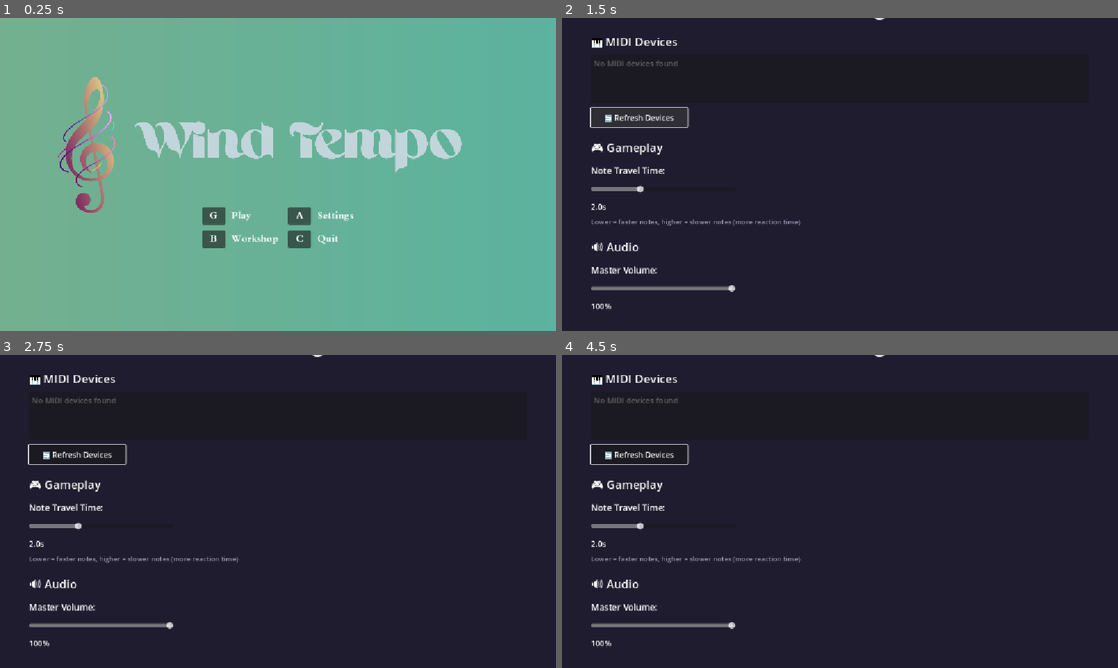
Above: before the commit, frames 1-4 (two rows, left to right).
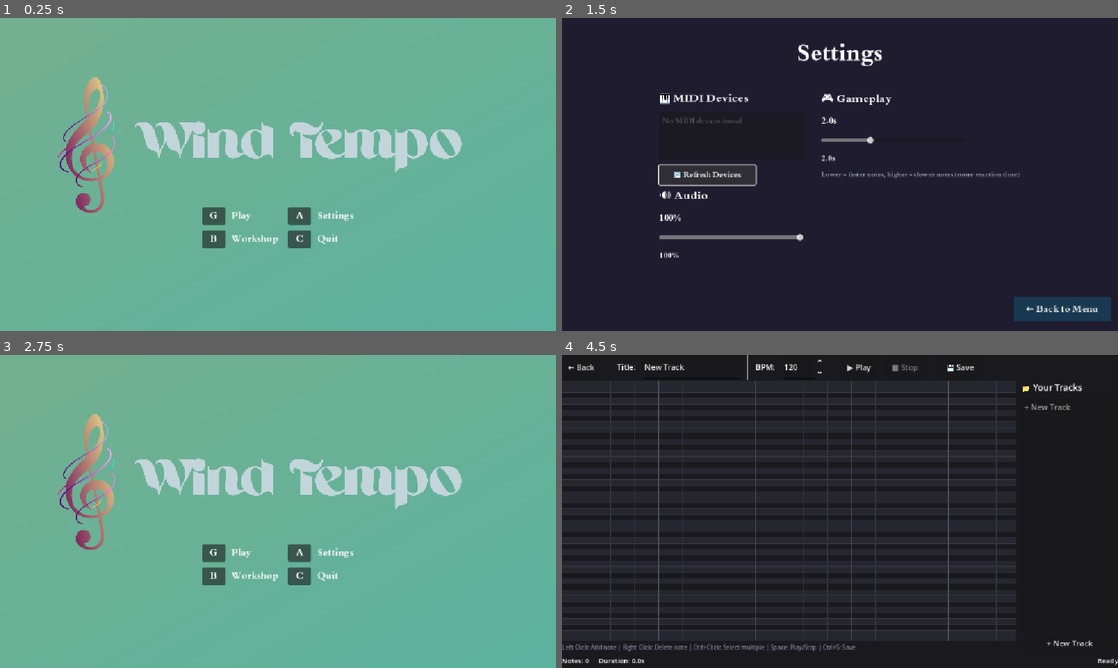
Above: after the commit, the same moments.

Repository: Jae7777/Wind-Tempo
Game: Godot game, scene res://scenes/main_menu.tscn
The game is run twice, just before and just after one commit, with the same random seed, the same clock (stepped at 60 frames per second) and the same inputs.
Inputs (mouse positions are in pixels of both pictures, inside the frame that each line leads up to):
- Up to frame 1 (0.25 s): no input
- Up to frame 2 (1.5 s): click "A" at 0.5 s; click "🔄 Refresh Devices" at 1.25 s
- Up to frame 3 (2.75 s): click (500, 646) at 2 s, where only the run after the commit has a clickable "← Back to Menu"
- Up to frame 4 (4.5 s): click (773, 552) at 2.75 s, where only the run after the commit has a clickable "G"; click (784, 655) at 3.5 s, where only the run after the commit has a clickable "← Back"; click (773, 577) at 4.25 s, where only the run after the commit has a clickable "B"

The runs differ from the first frame. In frame 2, 6.0% of the frame differs, in the area x 5-99%, y 0-97%; in frame 3, 100%, in the area x 0-100%, y 0-100%; in frame 4, 5.7%.

Commit message:
good enough settings (need to revisit)

Diff:
--- a/wind-tempo/project.godot
+++ b/wind-tempo/project.godot
@@ -48,3 +48,53 @@
 "events": [Object(InputEventKey,"resource_local_to_scene":false,"resource_name":"","device":-1,"window_id":0,"alt_press …(191 unchanged characters)…
 ]
 }
+hit={
+"deadzone": 0.2,
+"events": [Object(InputEventKey,"resource_local_to_scene":false,"resource_name":"","device":-1,"window_id":0,"alt_pressed":false,"shift_pressed":false,"ctrl_pressed":false,"meta_pressed":false,"pressed":false,"keycode":0,"physical_keycode":32,"key_label":0,"unicode":32,"location":0,"echo":false,"script":null)
+]
+}
+hit_a={
+"deadzone": 0.2,
+"events": [Object(InputEventKey,"resource_local_to_scene":false,"resource_name":"","device":-1,"window_id":0,"alt_pressed":false,"shift_pressed":false,"ctrl_pressed":false,"meta_pressed":false,"pressed":false,"keycode":0,"physical_keycode":65,"key_label":0,"unicode":97,"location":0,"echo":false,"script":null)
+]
+}
+hit_s={
+"deadzone": 0.2,
+"events": [Object(InputEventKey,"resource_local_to_scene":false,"resource_name":"","device":-1,"window_id":0,"alt_pressed":false,"shift_pressed":false,"ctrl_pressed":false,"meta_pressed":false,"pressed":false,"keycode":0,"physical_keycode":83,"key_label":0,"unicode":115,"location":0,"echo":false,"script":null)
+]
+}
+hit_d={
+"deadzone": 0.2,
+"events": [Object(InputEventKey,"resource_local_to_scene":false,"resource_name":"","device":-1,"window_id":0,"alt_pressed":false,"shift_pressed":false,"ctrl_pressed":false,"meta_pressed":false,"pressed":false,"keycode":0,"physical_keycode":68,"key_label":0,"unicode":100,"location":0,"echo":false,"script":null)
+]
+}
+hit_f={
+"deadzone": 0.2,
+"events": [Object(InputEventKey,"resource_local_to_scene":false,"resource_name":"","device":-1,"window_id":0,"alt_pressed":false,"shift_pressed":false,"ctrl_pressed":false,"meta_pressed":false,"pressed":false,"keycode":0,"physical_keycode":70,"key_label":0,"unicode":102,"location":0,"echo":false,"script":null)
+]
+}
+hit_g={
+"deadzone": 0.2,
+"events": [Object(InputEventKey,"resource_local_to_scene":false,"resource_name":"","device":-1,"window_id":0,"alt_pressed":false,"shift_pressed":false,"ctrl_pressed":false,"meta_pressed":false,"pressed":false,"keycode":0,"physical_keycode":71,"key_label":0,"unicode":103,"location":0,"echo":false,"script":null)
+]
+}
+hit_h={
+"deadzone": 0.2,
+"events": [Object(InputEventKey,"resource_local_to_scene":false,"resource_name":"","device":-1,"window_id":0,"alt_pressed":false,"shift_pressed":false,"ctrl_pressed":false,"meta_pressed":false,"pressed":false,"keycode":0,"physical_keycode":72,"key_label":0,"unicode":104,"location":0,"echo":false,"script":null)
+]
+}
+hit_j={
+"deadzone": 0.2,
+"events": [Object(InputEventKey,"resource_local_to_scene":false,"resource_name":"","device":-1,"window_id":0,"alt_pressed":false,"shift_pressed":false,"ctrl_pressed":false,"meta_pressed":false,"pressed":false,"keycode":0,"physical_keycode":74,"key_label":0,"unicode":106,"location":0,"echo":false,"script":null)
+]
+}
+hit_k={
+"deadzone": 0.2,
+"events": [Object(InputEventKey,"resource_local_to_scene":false,"resource_name":"","device":-1,"window_id":0,"alt_pressed":false,"shift_pressed":false,"ctrl_pressed":false,"meta_pressed":false,"pressed":false,"keycode":0,"physical_keycode":75,"key_label":0,"unicode":107,"location":0,"echo":false,"script":null)
+]
+}
+hit_l={
+"deadzone": 0.2,
+"events": [Object(InputEventKey,"resource_local_to_scene":false,"resource_name":"","device":-1,"window_id":0,"alt_pressed":false,"shift_pressed":false,"ctrl_pressed":false,"meta_pressed":false,"pressed":false,"keycode":0,"physical_keycode":76,"key_label":0,"unicode":108,"location":0,"echo":false,"script":null)
+]
+}
--- a/wind-tempo/scenes/Settings.gd
+++ b/wind-tempo/scenes/Settings.gd
@@ -1,13 +1,13 @@
 # scenes/Settings.gd
 extends Control
 
-@onready var midi_device_list: ItemList = $VBoxContainer/MidiSection/DeviceList
-@onready var refresh_button: Button = $VBoxContainer/MidiSection/RefreshButton
-@onready var back_button: Button = $VBoxContainer/BackButton
-@onready var note_speed_slider: HSlider = $VBoxContainer/GameplaySection/NoteSpeedSlider
-@onready var note_speed_label: Label = $VBoxContainer/GameplaySection/NoteSpeedValue
-@onready var volume_slider: HSlider = $VBoxContainer/AudioSection/VolumeSlider
-@onready var volume_label: Label = $VBoxContainer/AudioSection/VolumeValue
+@export var midi_device_list: ItemList
+@export var refresh_button: Button
+@export var back_button: Button
+@export var note_speed_slider: HSlider
+@export var note_speed_label: Label
+@export var volume_slider: HSlider
+@export var volume_label: Label
 
 # Settings values
 var note_travel_time: float = 2.0
--- a/wind-tempo/scenes/Settings.tscn
+++ b/wind-tempo/scenes/Settings.tscn
@@ -1,8 +1,12 @@
-[gd_scene load_steps=2 format=3 uid="uid://csettingsscene"]
+[gd_scene load_steps=4 format=3 uid="uid://bduoje8adu4yk"]
 
-[ext_resource type="Script" path="res://scenes/Settings.gd" id="1_script"]
+[ext_resource type="Script" uid="uid://x0ysd7mwo6vj" path="res://scenes/Settings.gd" id="1_script"]
+[ext_resource type="Theme" uid="uid://b87yqogabfaj8" path="res://scenes/menu.tres" id="2_i47rn"]
 
-[node name="Settings" type="Control"]
+[sub_resource type="StyleBoxFlat" id="StyleBoxFlat_46duy"]
+bg_color = Color(0.09906257, 0.22058395, 0.32092142, 1)
+
+[node name="Settings" type="Control" node_paths=PackedStringArray("midi_device_list", "refresh_button", "back_button", "note_speed_slider", "note_speed_label", "volume_slider", "volume_label")]
 layout_mode = 3
 anchors_preset = 15
 anchor_right = 1.0
@@ -10,6 +14,13 @@
 grow_horizontal = 2
 grow_vertical = 2
 script = ExtResource("1_script")
+midi_device_list = NodePath("VBoxContainer/GridContainer/MidiSection/DeviceList")
+refresh_button = NodePath("VBoxContainer/GridContainer/MidiSection/RefreshButton")
+back_button = NodePath("BackButton")
+note_speed_slider = NodePath("VBoxContainer/GridContainer/GameplaySection/NoteSpeedSlider")
+note_speed_label = NodePath("VBoxContainer/GridContainer/GameplaySection/NoteSpeedRow/NoteSpeedTitle")
+volume_slider = NodePath("VBoxContainer/GridContainer/AudioSection/VolumeSlider")
+volume_label = NodePath("VBoxContainer/GridContainer/AudioSection/VolumeRow/VolumeTitle")
 
 [node name="Background" type="ColorRect" parent="."]
 layout_mode = 1
@@ -20,66 +31,78 @@
 grow_vertical = 2
 color = Color(0.12, 0.11, 0.18, 1)
 
+[node name="Title" type="Label" parent="."]
+layout_mode = 1
+anchors_preset = -1
+anchor_left = 0.31163195
+anchor_top = 0.058641974
+anchor_right = 0.6883681
+anchor_bottom = 0.16203703
+grow_horizontal = 2
+theme = ExtResource("2_i47rn")
+theme_override_font_sizes/font_size = 48
+text = "Settings"
+horizontal_alignment = 1
+metadata/_edit_use_anchors_ = true
+
 [node name="VBoxContainer" type="VBoxContainer" parent="."]
 layout_mode = 1
 anchors_preset = 15
 anchor_right = 1.0
 anchor_bottom = 1.0
-offset_left = 60.0
-offset_top = 40.0
-offset_right = -60.0
-offset_bottom = -40.0
+offset_top = 148.0
 grow_horizontal = 2
 grow_vertical = 2
-theme_override_constants/separation = 25
 
-[node name="Title" type="Label" parent="VBoxContainer"]
+[node name="GridContainer" type="GridContainer" parent="VBoxContainer"]
 layout_mode = 2
-theme_override_font_sizes/font_size = 48
-text = "⚙ Settings"
-horizontal_alignment = 1
+size_flags_horizontal = 4
+size_flags_vertical = 4
+theme = ExtResource("2_i47rn")
+theme_override_constants/h_separation = 36
+columns = 2
 
-[node name="MidiSection" type="VBoxContainer" parent="VBoxContainer"]
+[node name="MidiSection" type="VBoxContainer" parent="VBoxContainer/GridContainer"]
 layout_mode = 2
 theme_override_constants/separation = 10
 
-[node name="MidiTitle" type="Label" parent="VBoxContainer/MidiSection"]
+[node name="MidiTitle" type="Label" parent="VBoxContainer/GridContainer/MidiSection"]
 layout_mode = 2
 theme_override_font_sizes/font_size = 24
 text = "🎹 MIDI Devices"
 
-[node name="DeviceList" type="ItemList" parent="VBoxContainer/MidiSection"]
+[node name="DeviceList" type="ItemList" parent="VBoxContainer/GridContainer/MidiSection"]
 custom_minimum_size = Vector2(0, 100)
 layout_mode = 2
 theme_override_font_sizes/font_size = 16
 
-[node name="RefreshButton" type="Button" parent="VBoxContainer/MidiSection"]
+[node name="RefreshButton" type="Button" parent="VBoxContainer/GridContainer/MidiSection"]
 custom_minimum_size = Vector2(200, 40)
 layout_mode = 2
 size_flags_horizontal = 0
 theme_override_font_sizes/font_size = 16
 text = "🔄 Refresh Devices"
 
-[node name="GameplaySection" type="VBoxContainer" parent="VBoxContainer"]
+[node name="GameplaySection" type="VBoxContainer" parent="VBoxContainer/GridContainer"]
 layout_mode = 2
 theme_override_constants/separation = 10
 
-[node name="GameplayTitle" type="Label" parent="VBoxContainer/GameplaySection"]
+[node name="GameplayTitle" type="Label" parent="VBoxContainer/GridContainer/GameplaySection"]
 layout_mode = 2
 theme_override_font_sizes/font_size = 24
 text = "🎮 Gameplay"
 
-[node name="NoteSpeedRow" type="HBoxContainer" parent="VBoxContainer/GameplaySection"]
+[node name="NoteSpeedRow" type="HBoxContainer" parent="VBoxContainer/GridContainer/GameplaySection"]
 layout_mode = 2
 theme_override_constants/separation = 15
 
-[node name="NoteSpeedTitle" type="Label" parent="VBoxContainer/GameplaySection/NoteSpeedRow"]
+[node name="NoteSpeedTitle" type="Label" parent="VBoxContainer/GridContainer/GameplaySection/NoteSpeedRow"]
 custom_minimum_size = Vector2(200, 0)
 layout_mode = 2
 theme_override_font_sizes/font_size = 18
 text = "Note Travel Time:"
 
-[node name="NoteSpeedSlider" type="HSlider" parent="VBoxContainer/GameplaySection"]
+[node name="NoteSpeedSlider" type="HSlider" parent="VBoxContainer/GridContainer/GameplaySection"]
 custom_minimum_size = Vector2(300, 30)
 layout_mode = 2
 size_flags_horizontal = 0
@@ -88,37 +111,37 @@
 step = 0.1
 value = 2.0
 
-[node name="NoteSpeedValue" type="Label" parent="VBoxContainer/GameplaySection"]
+[node name="NoteSpeedValue" type="Label" parent="VBoxContainer/GridContainer/GameplaySection"]
 layout_mode = 2
 theme_override_font_sizes/font_size = 16
 text = "2.0s"
 
-[node name="NoteSpeedHint" type="Label" parent="VBoxContainer/GameplaySection"]
+[node name="NoteSpeedHint" type="Label" parent="VBoxContainer/GridContainer/GameplaySection"]
 layout_mode = 2
+theme_override_colors/font_color = Color(0.6, 0.6, 0.7, 1)
 theme_override_font_sizes/font_size = 14
-theme_override_colors/font_color = Color(0.6, 0.6, 0.7, 1)
 text = "Lower = faster notes, higher = slower notes (more reaction time)"
 
-[node name="AudioSection" type="VBoxContainer" parent="VBoxContainer"]
+[node name="AudioSection" type="VBoxContainer" parent="VBoxContainer/GridContainer"]
 layout_mode = 2
 theme_override_constants/separation = 10
 
-[node name="AudioTitle" type="Label" parent="VBoxContainer/AudioSection"]
+[node name="AudioTitle" type="Label" parent="VBoxContainer/GridContainer/AudioSection"]
 layout_mode = 2
 theme_override_font_sizes/font_size = 24
 text = "🔊 Audio"
 
-[node name="VolumeRow" type="HBoxContainer" parent="VBoxContainer/AudioSection"]
+[node name="VolumeRow" type="HBoxContainer" parent="VBoxContainer/GridContainer/AudioSection"]
 layout_mode = 2
 theme_override_constants/separation = 15
 
-[node name="VolumeTitle" type="Label" parent="VBoxContainer/AudioSection/VolumeRow"]
+[node name="VolumeTitle" type="Label" parent="VBoxContainer/GridContainer/AudioSection/VolumeRow"]
 custom_minimum_size = Vector2(200, 0)
 layout_mode = 2
 theme_override_font_sizes/font_size = 18
 text = "Master Volume:"
 
-[node name="VolumeSlider" type="HSlider" parent="VBoxContainer/AudioSection"]
+[node name="VolumeSlider" type="HSlider" parent="VBoxContainer/GridContainer/AudioSection"]
 custom_minimum_size = Vector2(300, 30)
 layout_mode = 2
 size_flags_horizontal = 0
@@ -126,18 +149,21 @@
 step = 0.05
 value = 1.0
 
-[node name="VolumeValue" type="Label" parent="VBoxContainer/AudioSection"]
+[node name="VolumeValue" type="Label" parent="VBoxContainer/GridContainer/AudioSection"]
 layout_mode = 2
 theme_override_font_sizes/font_size = 16
 text = "100%"
 
-[node name="Spacer" type="Control" parent="VBoxContainer"]
-layout_mode = 2
-size_flags_vertical = 3
-
-[node name="BackButton" type="Button" parent="VBoxContainer"]
+[node name="BackButton" type="Button" parent="."]
 custom_minimum_size = Vector2(200, 50)
-layout_mode = 2
+layout_mode = 0
+anchor_left = 0.8133681
+anchor_top = 0.8919753
+anchor_right = 0.9869792
+anchor_bottom = 0.9691358
 size_flags_horizontal = 4
+theme = ExtResource("2_i47rn")
 theme_override_font_sizes/font_size = 20
+theme_override_styles/normal = SubResource("StyleBoxFlat_46duy")
 text = "← Back to Menu"
+metadata/_edit_use_anchors_ = true
--- a/wind-tempo/scenes/main_menu.tscn
+++ b/wind-tempo/scenes/main_menu.tscn
@@ -2,13 +2,14 @@
 
 [ext_resource type="Script" uid="uid://dd547ny3cykls" path="res://scenes/main_menu.gd" id="1_l6cm7"]
 [ext_resource type="Texture2D" uid="uid://blpnod6yqv6le" path="res://branding/Wind Tempo Banner Light.png" id="2_bqqt6"]
-[ext_resource type="Theme" uid="uid://b87yqogabfaj8" path="res://scenes/main_menu.tres" id="3_bqqt6"]
+[ext_resource type="Theme" uid="uid://b87yqogabfaj8" path="res://scenes/menu.tres" id="3_bqqt6"]
 
 [sub_resource type="Gradient" id="Gradient_wu84c"]
 colors = PackedColorArray(0.45490196, 0.6901961, 0.5647059, 1, 0.36078432, 0.7019608, 0.62352943, 1)
 
 [sub_resource type="GradientTexture2D" id="GradientTexture2D_8ln24"]
 gradient = SubResource("Gradient_wu84c")
+fill_to = Vector2(1, 1)
 
 [node name="MainMenu" type="Control" node_paths=PackedStringArray("key_play", "key_settings", "key_workshops", "key_exit")]
 layout_mode = 3
--- a/wind-tempo/scenes/main_menu.tres
+++ b/wind-tempo/scenes/menu.tres
@@ -11,9 +11,10 @@
 corner_radius_bottom_left = 6
 
 [resource]
-default_font = ExtResource("2_1veyd")
+default_font = ExtResource("2_he4ja")
+Button/fonts/font = ExtResource("1_w2b1v")
 HBoxContainer/constants/separation = 12
 Label/colors/font_color = Color(1, 1, 1, 1)
 Label/font_sizes/font_size = 20
-Label/fonts/font = ExtResource("1_pqa3r")
+Label/fonts/font = ExtResource("1_w2b1v")
 Panel/styles/panel = SubResource("StyleBoxFlat_xqbql")
Not shown: 1 places in wind-tempo/scenes/menu.tres that only renumber resources
